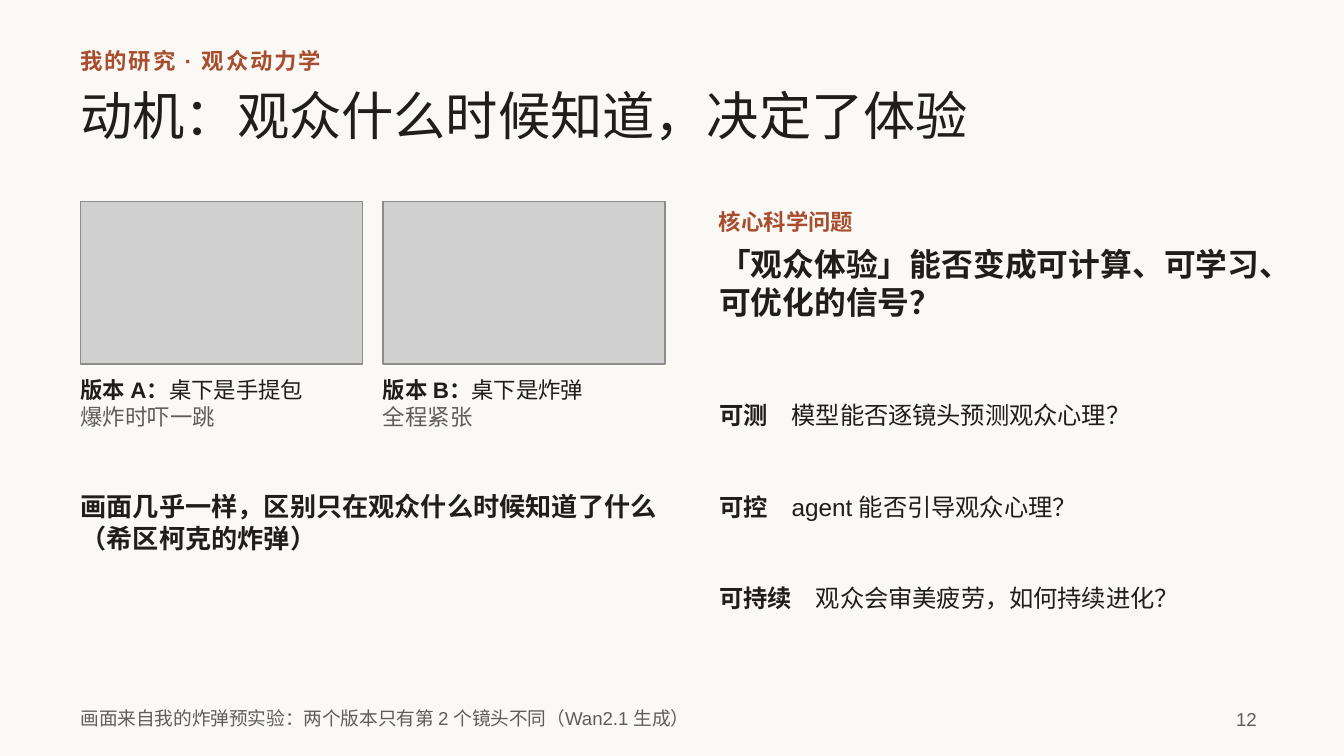
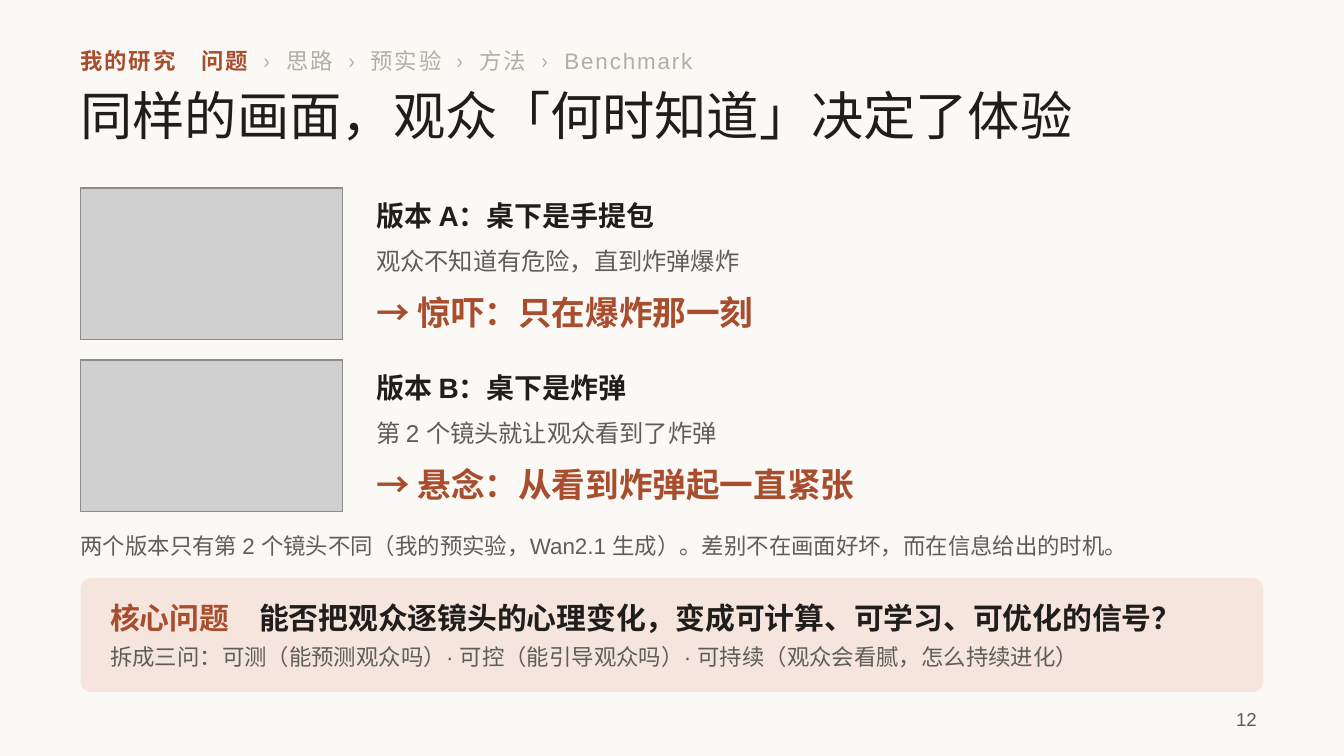
Before and after one commit to irving-2222/ICML, a slide deck: slide 12 of talk/研究分享_从多智能体协作到自进化.pptx. Drawn at 1344x756 pixels with LibreOffice and Linux fonts; fonts in the diff are those of the drawing; grey boxes stand for pictures. Boxes give left, top, right and bottom in pixels: in the first picture for what was removed or moved away, otherwise in the second. Text is boxed around its words. In the diff, an @@ line names an element or a change of style, - is before the commit and + after.

```diff
--- a/talk/研究分享_从多智能体协作到自进化.pptx
+++ b/talk/研究分享_从多智能体协作到自进化.pptx
@@ text at [81, 50, 692, 71]: text changed; text colour #A84E2F to #B0AEA5; bold off @@
-我的研究 · 观众动力学
+我的研究 问题 › 思路 › 预实验 › 方法 › Benchmark
@@ title at [81, 90, 1073, 141]: text changed @@
-动机：观众什么时候知道，决定了体验
+同样的画面，观众「何时知道」决定了体验
@@ picture: place and size @@
-picture at [81, 202, 363, 364]
+picture at [81, 188, 343, 339]
@@ text "版本 A：桌下是手提包": place and size @@
-text "版本 A：桌下是手提包" at [81, 379, 303, 427]
+text "版本 A：桌下是手提包" at [376, 202, 655, 229]
@@ text "版本 A：桌下是手提包" at [376, 202, 655, 229]: size 12 to 15 pt; bold on in "A：桌下是手提包"; vertical alignment top to middle @@
@@ text removed at [719, 211, 853, 232] @@
-核心科学问题
@@ text added at [376, 249, 739, 272], 13 pt, text #5E5D59 @@
+观众不知道有危险，直到炸弹爆炸
@@ text added at [417, 296, 753, 328], 18 pt, text #A84E2F, bold @@
+→ 惊吓：只在爆炸那一刻
@@ picture: place and size @@
-picture at [383, 202, 665, 364]
+picture at [81, 360, 343, 511]
@@ text "版本 B：桌下是炸弹": place and size @@
-text "版本 B：桌下是炸弹" at [383, 379, 583, 427]
+text "版本 B：桌下是炸弹" at [376, 374, 627, 401]
@@ text "版本 B：桌下是炸弹" at [376, 374, 627, 401]: size 12 to 15 pt; bold on in "B：桌下是炸弹"; vertical alignment top to middle @@
@@ text at [81, 406, 215, 427]: paragraph removed @@
-爆炸时吓一跳
@@ text "第 2 个镜头就让观众看到了炸弹" at [376, 421, 717, 444]: vertical alignment top to middle @@
@@ text at [383, 406, 473, 427]: paragraph removed @@
-全程紧张
@@ text removed at [719, 403, 1131, 426] @@
-可测 模型能否逐镜头预测观众心理？
@@ text at [376, 421, 717, 444]: text changed; size 17 to 13 pt; text colour #1F1E1D to #5E5D59; bold off @@
-「观众体验」能否变成可计算、可学习、可优化的信号？
+第 2 个镜头就让观众看到了炸弹
@@ text added at [417, 468, 854, 501], 18 pt, text #A84E2F, bold @@
+→ 悬念：从看到炸弹起一直紧张
@@ text removed at [81, 493, 657, 551] @@
-画面几乎一样，区别只在观众什么时候知道了什么（希区柯克的炸弹）
@@ text removed at [719, 495, 1077, 521] @@
-可控 agent 能否引导观众心理？
@@ text added at [81, 535, 1127, 556], 12 pt, text #5E5D59 @@
+两个版本只有第 2 个镜头不同（我的预实验，Wan2.1 生成）。差别不在画面好坏，而在信息给出的时机。
@@ rounded rectangle added at [81, 578, 1263, 692], fill #D97757 at 15% opacity @@
@@ text removed at [719, 586, 1179, 610] @@
-可持续 观众会审美疲劳，如何持续进化？
@@ text at [110, 603, 1181, 667]: text changed; size 10 to 12 pt @@
-画面来自我的炸弹预实验：两个版本只有第 2 个镜头不同（Wan2.1 生成）
+核心问题 能否把观众逐镜头的心理变化，变成可计算、可学习、可优化的信号？
+拆成三问：可测（能预测观众吗）· 可控（能引导观众吗）· 可持续（观众会看腻，怎么持续进化）
```
Also in this commit, not shown: 3 other slides changed, 1 slide added, 1 slide removed.
